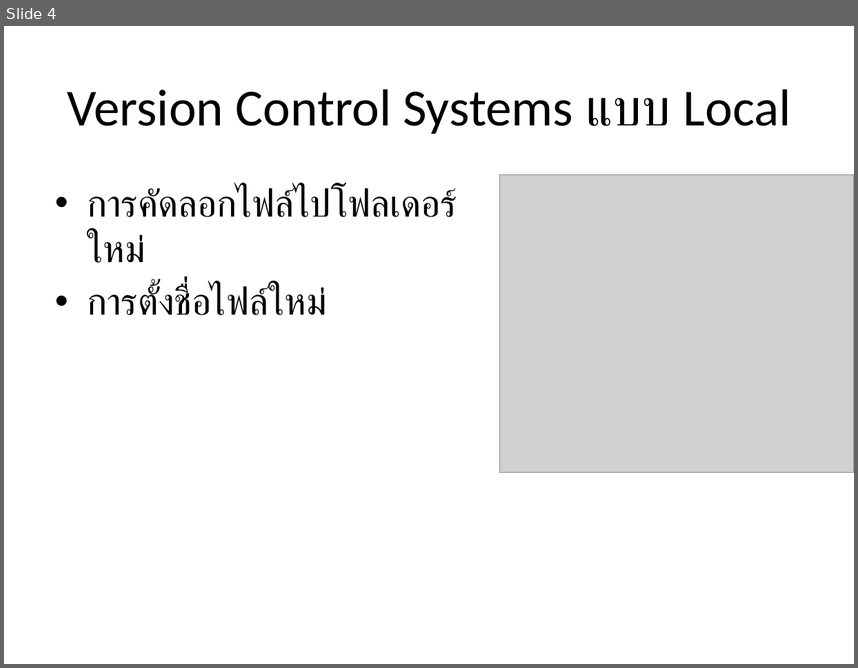
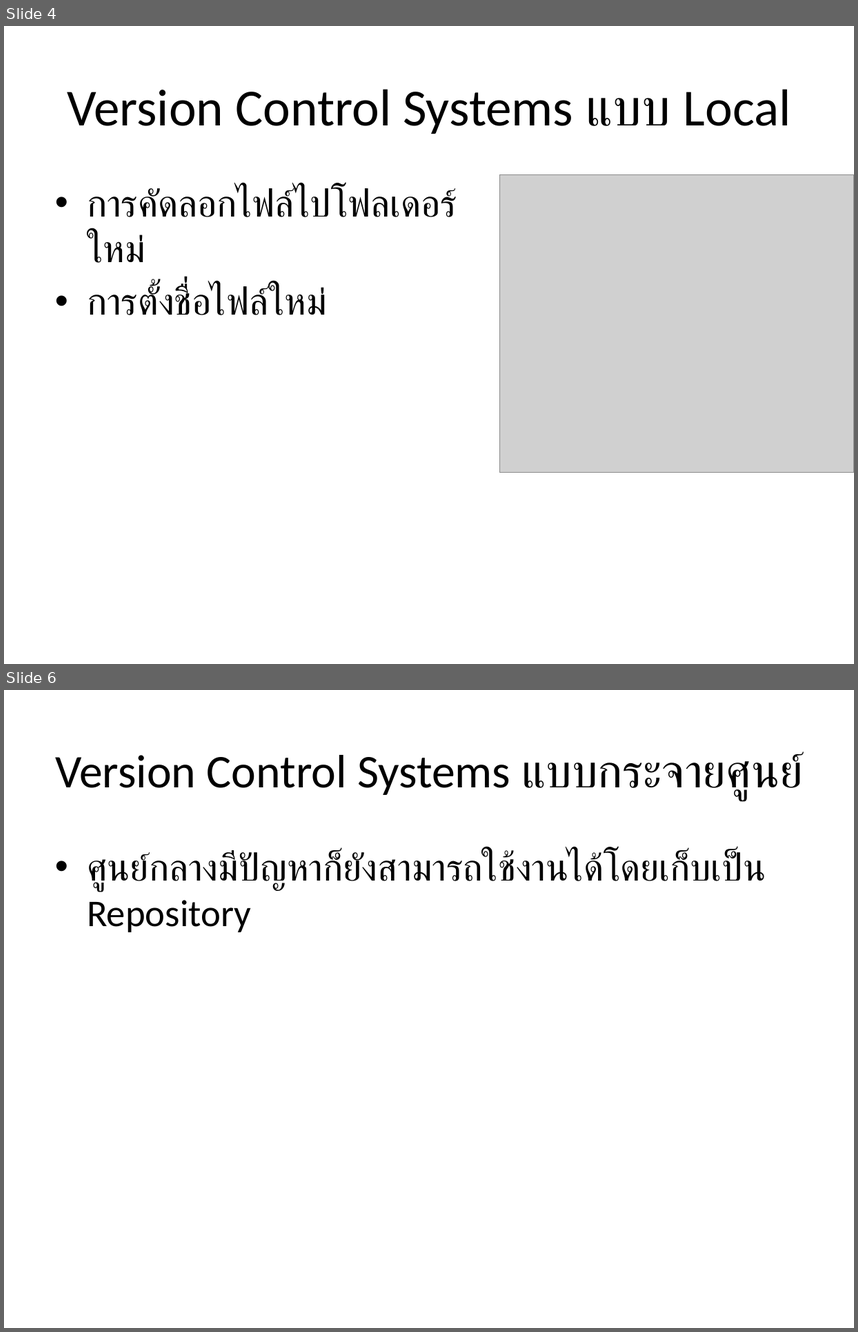
Before and after one commit to peerax/Presentation, a slide deck: git & versioncontrol.pptx. Shown one above the other, each under a label of ours: slide 4 before the commit, slides 4 and 6 after it; the slides between them are not shown. The pictures are 858x668 and 858x1332 pixels, drawn with LibreOffice and Linux fonts; fonts in the diff are those of the drawing; grey boxes stand for pictures. Boxes give left, top, right and bottom in pixels: in the first picture for what was removed or moved away, otherwise in the second. Text is boxed around its words. In the diff, an @@ line names an element or a change of style, - is before the commit and + after.

```diff
--- a/git & versioncontrol.pptx
+++ b/git & versioncontrol.pptx
@@ slide 6 added at [4,690,854,1328], background #FFFFFF @@
@@ title added at [55,751,804,800], 39.6 pt, text #000000 @@
+Version Control Systems แบบกระจายศูนย์
@@ text added at [87,851,766,932], 32 pt, text #000000 @@
+• ศูนย์กลางมีปัญหาก็ยังสามารถใช้งานได้โดยเก็บเป็น Repository
```
Also in this commit, not shown: 1 slide changed, 3 other slides added.
